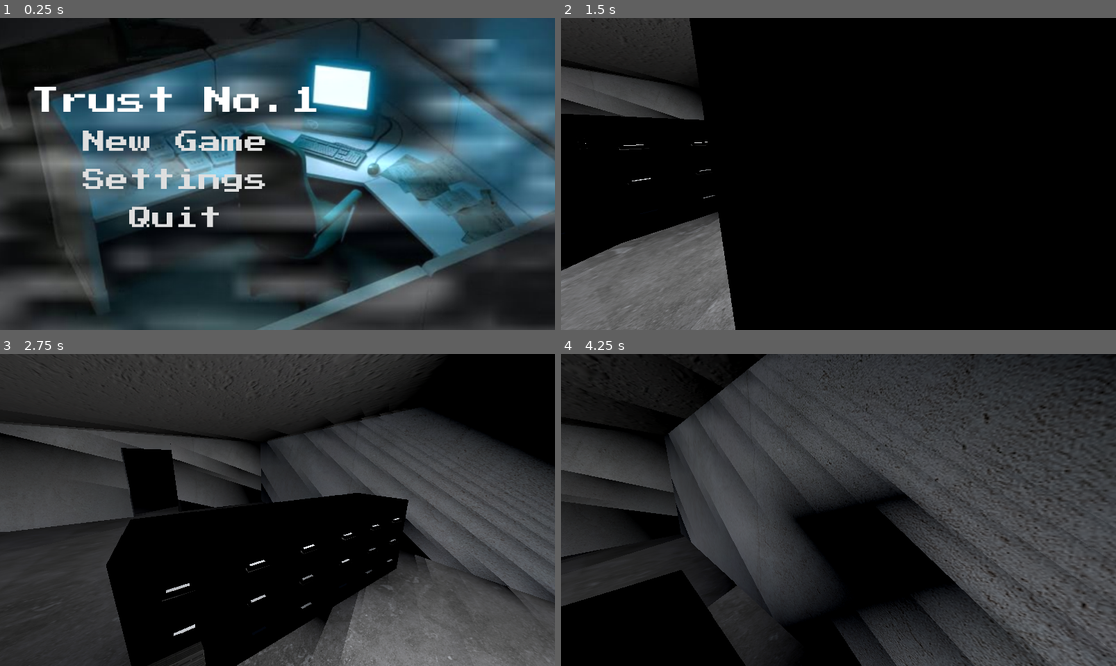
Above: before the commit, frames 1-4 (two rows, left to right).
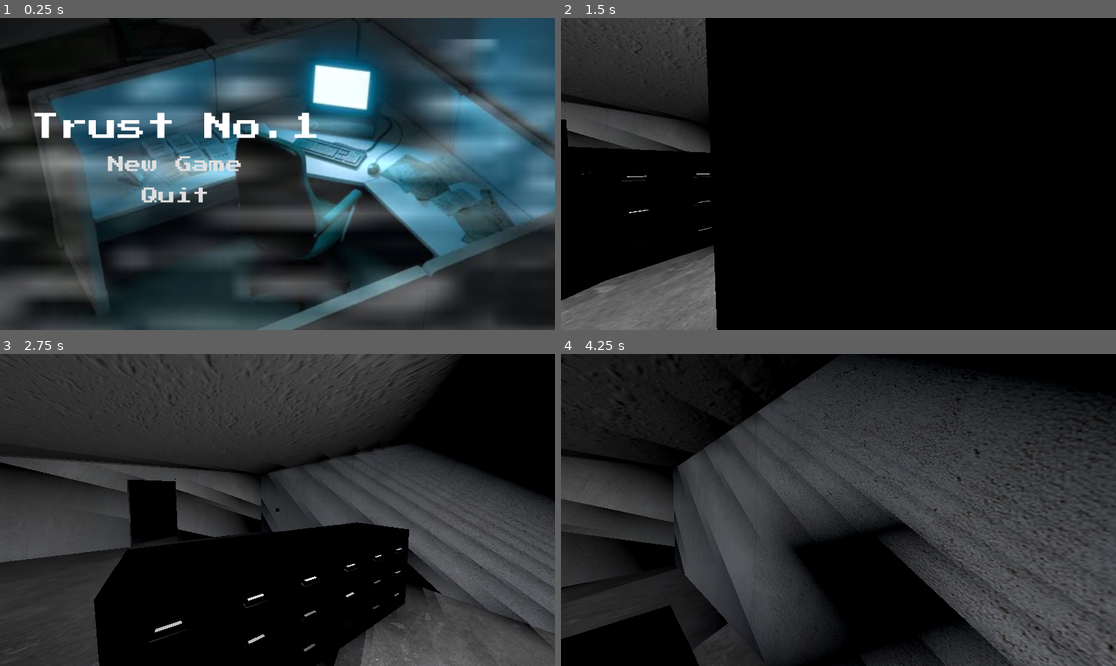
Above: after the commit, the same moments.

Repository: mitchglitchisdabestg/trust-no.-1game-jam
Game: Godot game, scene res://Scenes/main_menu/main_menu.tscn
The game is run twice, just before and just after one commit, with the same random seed, the same clock (stepped at 60 frames per second) and the same inputs.
Inputs (mouse positions are in pixels of both pictures, inside the frame that each line leads up to):
- Up to frame 1 (0.25 s): no input
- Up to frame 2 (1.5 s): click "New Game" at 0.5 s; move the mouse to (866, 174) at 1.27 s; hold W (Up) from 1.28 s (still down); hold C (Crouch) from 1.28 s (still down)
- Up to frame 3 (2.75 s): keep holding W (Up); tap Space (Jump) at 1.52, 2.27 s; move the mouse to (249, 510) at 2.02 s; release C (Crouch) at 2.03 s; tap E (Interact) at 2.1 s
- Up to frame 4 (4.25 s): keep holding W (Up); move the mouse to (849, 503) at 2.77 s; hold Ctrl (MouseLock) 2.78-3.53 s; move the mouse to (810, 572) at 3.52 s; tap Shift (Sprint) at 3.6 s; tap Space (Jump) at 3.77 s

The runs differ from the first frame. In frame 1, 5.8% of the frame differs, in the area x 6-58%, y 22-68%; in frame 2, 11%; in frame 3, 32%; in frame 4, 35%, in the area x 0-100%, y 0-100%.

Commit message:
Began password Puzzle + Improvements

Diff:
--- a/Scenes/Puzzles/match_puzzle/match_puzzle.gd
+++ b/Scenes/Puzzles/match_puzzle/match_puzzle.gd
@@ -102,10 +102,5 @@
 	failed_rune = null
 	selected_rune = null
 
-func quit_game() -> void:
-	Status.set_status(Status.Statuses.World)
-	Input.mouse_mode = Input.MOUSE_MODE_CAPTURED
-	queue_free()
-
 func on_win() -> void:
 	show_success_timer.start()
--- /dev/null
+++ b/Scenes/Puzzles/password_puzzle/password_puzzle.gd
@@ -0,0 +1,15 @@
+extends Puzzle
+
+@onready var line_edit: LineEdit = $MainPanel/Panel/MarginContainer/VBoxContainer/LineEdit
+@onready var submit_button: Button = $MainPanel/Panel/MarginContainer/VBoxContainer/HBoxContainer/SubmitButton
+@onready var clear_button: Button = $MainPanel/Panel/MarginContainer/VBoxContainer/HBoxContainer/ClearButton
+@onready var close_button: Button = $CloseButton
+
+
+func submit () -> void:
+	print(line_edit.text)
+
+func _ready() -> void:
+	close_button.pressed.connect(quit_game)
+	line_edit.text_submitted.connect(submit)
+	submit_button.pressed.connect(submit)
--- /dev/null
+++ b/Scenes/Puzzles/password_puzzle/password_puzzle.tscn
@@ -0,0 +1,84 @@
+[gd_scene format=3 uid="uid://b1cmynonep1pt"]
+
+[ext_resource type="PackedScene" uid="uid://dw3fwfrkrekw7" path="res://Scenes/Puzzles/puzzle_groundwork.tscn" id="1_mfsk1"]
+[ext_resource type="Script" uid="uid://d4gwfskghjx74" path="res://Scenes/Puzzles/password_puzzle/password_puzzle.gd" id="2_3ioeo"]
+[ext_resource type="FontFile" uid="uid://b7pmgpt56bw4t" path="res://Assets/Fonts/Press_Start_2P/PressStart2P-Regular.ttf" id="3_juoej"]
+
+[sub_resource type="StyleBoxFlat" id="StyleBoxFlat_3ioeo"]
+bg_color = Color(0.23031491, 0.23031494, 0.23031485, 1)
+border_width_left = 10
+border_width_top = 10
+border_width_right = 10
+border_width_bottom = 10
+border_color = Color(0.4117647, 0.4117647, 0.4117647, 1)
+corner_radius_top_left = 10
+corner_radius_top_right = 10
+corner_radius_bottom_right = 10
+corner_radius_bottom_left = 10
+
+[node name="PasswordPuzzle" unique_id=216729549 instance=ExtResource("1_mfsk1")]
+script = ExtResource("2_3ioeo")
+
+[node name="StaticOverlay" parent="." index="0" unique_id=975529971]
+visible = false
+
+[node name="MainPanel" type="Control" parent="." index="6" unique_id=723403107]
+layout_mode = 1
+anchors_preset = 15
+anchor_right = 1.0
+anchor_bottom = 1.0
+grow_horizontal = 2
+grow_vertical = 2
+
+[node name="Panel" type="Panel" parent="MainPanel" index="0" unique_id=417264284]
+layout_mode = 1
+anchors_preset = -1
+anchor_right = 0.99700004
+anchor_bottom = 0.98800004
+offset_left = 265.93506
+offset_top = 222.0
+offset_right = -265.54407
+offset_bottom = -250.224
+theme_override_styles/panel = SubResource("StyleBoxFlat_3ioeo")
+
+[node name="MarginContainer" type="MarginContainer" parent="MainPanel/Panel" index="0" unique_id=1821790960]
+layout_mode = 1
+anchors_preset = 15
+anchor_right = 1.0
+anchor_bottom = 1.0
+grow_horizontal = 2
+grow_vertical = 2
+theme_override_constants/margin_left = 20
+theme_override_constants/margin_top = 30
+theme_override_constants/margin_right = 20
+theme_override_constants/margin_bottom = 20
+
+[node name="VBoxContainer" type="VBoxContainer" parent="MainPanel/Panel/MarginContainer" index="0" unique_id=1778189285]
+layout_mode = 2
+theme_override_constants/separation = 20
+
+[node name="LineEdit" type="LineEdit" parent="MainPanel/Panel/MarginContainer/VBoxContainer" index="0" unique_id=1891716965]
+layout_mode = 2
+size_flags_vertical = 0
+theme_override_fonts/font = ExtResource("3_juoej")
+placeholder_text = "ENTER PASSWORD:"
+alignment = 1
+max_length = 15
+
+[node name="HBoxContainer" type="HBoxContainer" parent="MainPanel/Panel/MarginContainer/VBoxContainer" index="1" unique_id=1910657577]
+layout_mode = 2
+theme_override_constants/separation = 0
+alignment = 1
+
+[node name="SubmitButton" type="Button" parent="MainPanel/Panel/MarginContainer/VBoxContainer/HBoxContainer" index="0" unique_id=1321309643]
+layout_mode = 2
+size_flags_horizontal = 6
+theme_override_fonts/font = ExtResource("3_juoej")
+text = "Submit"
+
+[node name="ClearButton" type="Button" parent="MainPanel/Panel/MarginContainer/VBoxContainer/HBoxContainer" index="1" unique_id=597406820]
+layout_mode = 2
+size_flags_horizontal = 6
+theme_override_fonts/font = ExtResource("3_juoej")
+text = "Clear
+"
--- a/Scenes/Puzzles/puzzle.gd
+++ b/Scenes/Puzzles/puzzle.gd
@@ -13,3 +13,8 @@
 	game_won.emit()
 
 	queue_free()
+
+func quit_game() -> void:
+	Status.set_status(Status.Statuses.World)
+	Input.mouse_mode = Input.MOUSE_MODE_CAPTURED
+	queue_free()
--- a/Scenes/Puzzles/puzzle_groundwork.tscn
+++ b/Scenes/Puzzles/puzzle_groundwork.tscn
@@ -1,4 +1,14 @@
 [gd_scene format=3 uid="uid://dw3fwfrkrekw7"]
+
+[ext_resource type="FontFile" uid="uid://b7pmgpt56bw4t" path="res://Assets/Fonts/Press_Start_2P/PressStart2P-Regular.ttf" id="1_5n1we"]
+[ext_resource type="Texture2D" uid="uid://kl4kdx05e6e0" path="res://Assets/Unknown-3.jpg" id="1_mybuh"]
+[ext_resource type="Script" uid="uid://b1x3od4253adb" path="res://Scripts/static_overlay.gd" id="2_rv0nq"]
+
+[sub_resource type="CanvasItemMaterial" id="CanvasItemMaterial_7iesh"]
+blend_mode = 1
+
+[sub_resource type="LabelSettings" id="LabelSettings_qepae"]
+font = ExtResource("1_5n1we")
 
 [node name="PuzzleGroundwork" type="Control" unique_id=216729549]
 layout_mode = 3
@@ -8,6 +18,25 @@
 grow_horizontal = 2
 grow_vertical = 2
 
+[node name="StaticOverlay" type="TextureRect" parent="." unique_id=975529971]
+modulate = Color(1, 1, 1, 0.88235295)
+material = SubResource("CanvasItemMaterial_7iesh")
+layout_mode = 1
+anchors_preset = 8
+anchor_left = 0.5
+anchor_top = 0.5
+anchor_right = 0.5
+anchor_bottom = 0.5
+offset_left = -2731.0
+offset_top = -1503.0
+offset_right = 2797.0
+offset_bottom = 1561.0
+grow_horizontal = 2
+grow_vertical = 2
+mouse_filter = 2
+texture = ExtResource("1_mybuh")
+script = ExtResource("2_rv0nq")
+
 [node name="ColorRect" type="ColorRect" parent="." unique_id=210102783]
 layout_mode = 1
 anchors_preset = 15
@@ -15,7 +44,7 @@
 anchor_bottom = 1.0
 grow_horizontal = 2
 grow_vertical = 2
-color = Color(0.16206557, 0.1620656, 0.16206557, 1)
+color = Color(0.6627451, 0.5058824, 1, 0.41568628)
 
 [node name="TitleLabel" type="Label" parent="." unique_id=1588801652]
 layout_mode = 1
@@ -35,20 +64,27 @@
 
 [node name="CloseButton" type="Button" parent="." unique_id=380983017]
 layout_mode = 0
-offset_left = 1058.0
+offset_left = 1014.99994
 offset_top = 604.0
-offset_right = 1118.0
+offset_right = 1109.8672
 offset_bottom = 634.0
 scale = Vector2(1.3703374, 1.2761503)
 
-[node name="CloseLabel" type="Label" parent="." unique_id=658098949]
-layout_mode = 0
-offset_left = 1060.0
-offset_top = 606.0
-offset_right = 1110.0
-offset_bottom = 629.0
-scale = Vector2(1.5, 1.5)
+[node name="CloseLabel" type="Label" parent="CloseButton" unique_id=658098949]
+layout_mode = 1
+anchors_preset = 8
+anchor_left = 0.5
+anchor_top = 0.5
+anchor_right = 0.5
+anchor_bottom = 0.5
+offset_left = -40.0
+offset_top = -8.0
+offset_right = 40.0
+offset_bottom = 8.0
+grow_horizontal = 2
+grow_vertical = 2
 text = "Close"
+label_settings = SubResource("LabelSettings_qepae")
 uppercase = true
 
 [node name="MarginContainer" type="MarginContainer" parent="." unique_id=554499783]
--- a/Scenes/Puzzles/puzzle_terminal.gd
+++ b/Scenes/Puzzles/puzzle_terminal.gd
@@ -3,6 +3,7 @@
 @export var label: Label3D
 @export var puzzle_scene: PackedScene
 @export var door_ID_to_open : int
+@export var password: String
 
 @onready var original_text: String = label.text
 @onready var voice_memo_player: AudioStreamPlayer3D = $VoiceMemoPlayer
@@ -21,7 +22,7 @@
 		play_stored_casette()
 
 func show_prompt () -> void:
-	label.text = original_text if get_has_casette() else "Press E to Insert Casette"
+	label.text = original_text if !get_has_casette() else "Press E to Insert Casette"
 
 	label.show()
 
--- a/Scenes/Puzzles/wiring_puzzle/wiring_puzzle.gd
+++ b/Scenes/Puzzles/wiring_puzzle/wiring_puzzle.gd
@@ -59,10 +59,5 @@
 	if wires == {}: #All needed wires have been used
 		on_win()
 
-func quit_game() -> void:
-	Status.set_status(Status.Statuses.World)
-	Input.mouse_mode = Input.MOUSE_MODE_CAPTURED
-	queue_free()
-
 func on_win() -> void:
 	show_success_timer.start()
--- a/Scenes/Puzzles/wiring_puzzle/wiring_puzzle.tscn
+++ b/Scenes/Puzzles/wiring_puzzle/wiring_puzzle.tscn
@@ -51,6 +51,9 @@
 
 [node name="ShowSuccessTimer" type="Timer" parent="." index="1" unique_id=1760409671]
 one_shot = true
+
+[node name="StaticOverlay" parent="." index="2" unique_id=975529971]
+visible = false
 
 [node name="Main_Panel" type="Control" parent="." index="8" unique_id=2073243332]
 layout_mode = 1
--- a/Scenes/main_menu/main_menu.tscn
+++ b/Scenes/main_menu/main_menu.tscn
@@ -80,6 +80,7 @@
 layout_mode = 2
 size_flags_horizontal = 0
 size_flags_vertical = 4
+theme_override_constants/separation = 30
 alignment = 2
 
 [node name="TitleLabel" type="Label" parent="MarginContainer/VBoxContainer" unique_id=1136207556]
@@ -88,43 +89,35 @@
 theme_override_font_sizes/font_size = 60
 text = "Trust No.1"
 
-[node name="Label2" type="Label" parent="MarginContainer/VBoxContainer" unique_id=970432440]
-layout_mode = 2
-
 [node name="NewGameButton" type="Button" parent="MarginContainer/VBoxContainer" unique_id=515091646]
 layout_mode = 2
 theme_override_fonts/font = ExtResource("5_glbon")
-theme_override_font_sizes/font_size = 48
+theme_override_font_sizes/font_size = 35
 theme_override_styles/normal = SubResource("StyleBoxEmpty_qe12f")
 theme_override_styles/pressed = SubResource("StyleBoxEmpty_8qtwp")
 theme_override_styles/hover = SubResource("StyleBoxEmpty_dy7ct")
 theme_override_styles/focus = SubResource("StyleBoxEmpty_0o4t1")
 text = "New Game"
 
-[node name="Label" type="Label" parent="MarginContainer/VBoxContainer" unique_id=835583613]
-layout_mode = 2
-
 [node name="SettingsButton" type="Button" parent="MarginContainer/VBoxContainer" unique_id=1589104044]
+visible = false
 layout_mode = 2
 theme_override_constants/h_separation = 0
 theme_override_constants/line_spacing = 500
 theme_override_fonts/font = ExtResource("5_glbon")
-theme_override_font_sizes/font_size = 48
+theme_override_font_sizes/font_size = 35
 theme_override_styles/normal = SubResource("StyleBoxEmpty_qe12f")
 theme_override_styles/pressed = SubResource("StyleBoxEmpty_8qtwp")
 theme_override_styles/hover = SubResource("StyleBoxEmpty_dy7ct")
 theme_override_styles/focus = SubResource("StyleBoxEmpty_0o4t1")
 text = "Settings"
 
-[node name="Label3" type="Label" parent="MarginContainer/VBoxContainer" unique_id=1269603510]
-layout_mode = 2
-
 [node name="QuitButton" type="Button" parent="MarginContainer/VBoxContainer" unique_id=1296841661]
 layout_mode = 2
 theme_override_constants/h_separation = 0
 theme_override_constants/line_spacing = 500
 theme_override_fonts/font = ExtResource("5_glbon")
-theme_override_font_sizes/font_size = 48
+theme_override_font_sizes/font_size = 35
 theme_override_styles/normal = SubResource("StyleBoxEmpty_qe12f")
 theme_override_styles/pressed = SubResource("StyleBoxEmpty_8qtwp")
 theme_override_styles/hover = SubResource("StyleBoxEmpty_dy7ct")
@@ -141,10 +134,6 @@
 [connection signal="mouse_entered" from="MarginContainer/VBoxContainer/SettingsButton" to="." method="_on_settings_button_mouse_entered"]
 [connection signal="mouse_exited" from="MarginContainer/VBoxContainer/SettingsButton" to="." method="_on_settings_button_mouse_exited"]
 [connection signal="focus_entered" from="MarginContainer/VBoxContainer/QuitButton" to="." method="_on_quit_focus_entered"]
-[connection signal="mouse_entered" from="MarginContainer/VBoxContainer/QuitButton" to="." method="_on_settings_button_mouse_entered"]
 [connection signal="mouse_entered" from="MarginContainer/VBoxContainer/QuitButton" to="." method="_on_quit_button_mouse_entered"]
-[connection signal="mouse_entered" from="MarginContainer/VBoxContainer/QuitButton" to="." method="_on_quit_mouse_entered"]
-[connection signal="mouse_exited" from="MarginContainer/VBoxContainer/QuitButton" to="." method="_on_quit_mouse_exited"]
-[connection signal="mouse_exited" from="MarginContainer/VBoxContainer/QuitButton" to="." method="_on_settings_button_mouse_exited"]
 [connection signal="mouse_exited" from="MarginContainer/VBoxContainer/QuitButton" to="." method="_on_quit_button_mouse_exited"]
 [connection signal="pressed" from="MarginContainer/VBoxContainer/QuitButton" to="." method="_on_quit_pressed"]
--- a/Scenes/player/player.gd
+++ b/Scenes/player/player.gd
@@ -70,6 +70,8 @@
 	SignalBus.insert_casette.connect(hide_held_casette)
 
 func _physics_process(delta: float) -> void:
+	if Status.current_status == Status.Statuses.Puzzle: return
+
 	# Add the gravity.
 	if not is_on_floor():
 		velocity += get_gravity() * delta
@@ -121,5 +123,4 @@
 
 	is_audible = decide_is_audible()
 
-	if Status.current_status == Status.Statuses.World:
-		move_and_slide()
+	move_and_slide()
--- a/Scripts/static_overlay.gd
+++ b/Scripts/static_overlay.gd
@@ -1,4 +1,7 @@
 extends TextureRect
+
+func _ready() -> void:
+	show()
 
 func _process(_delta: float) -> void:
 	var random_x = randi_range(-300, -50)
Not shown, added: Scenes/Puzzles/password_puzzle/password_puzzle.gd.uid
